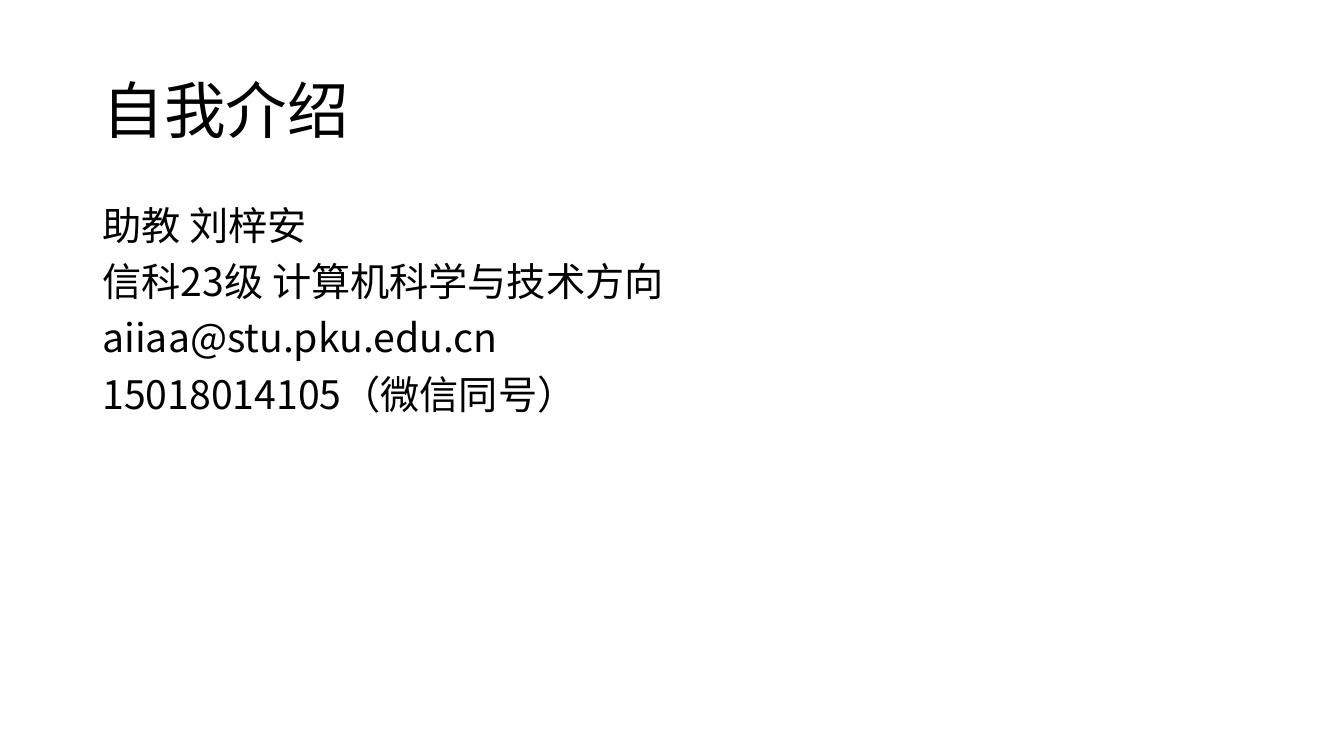
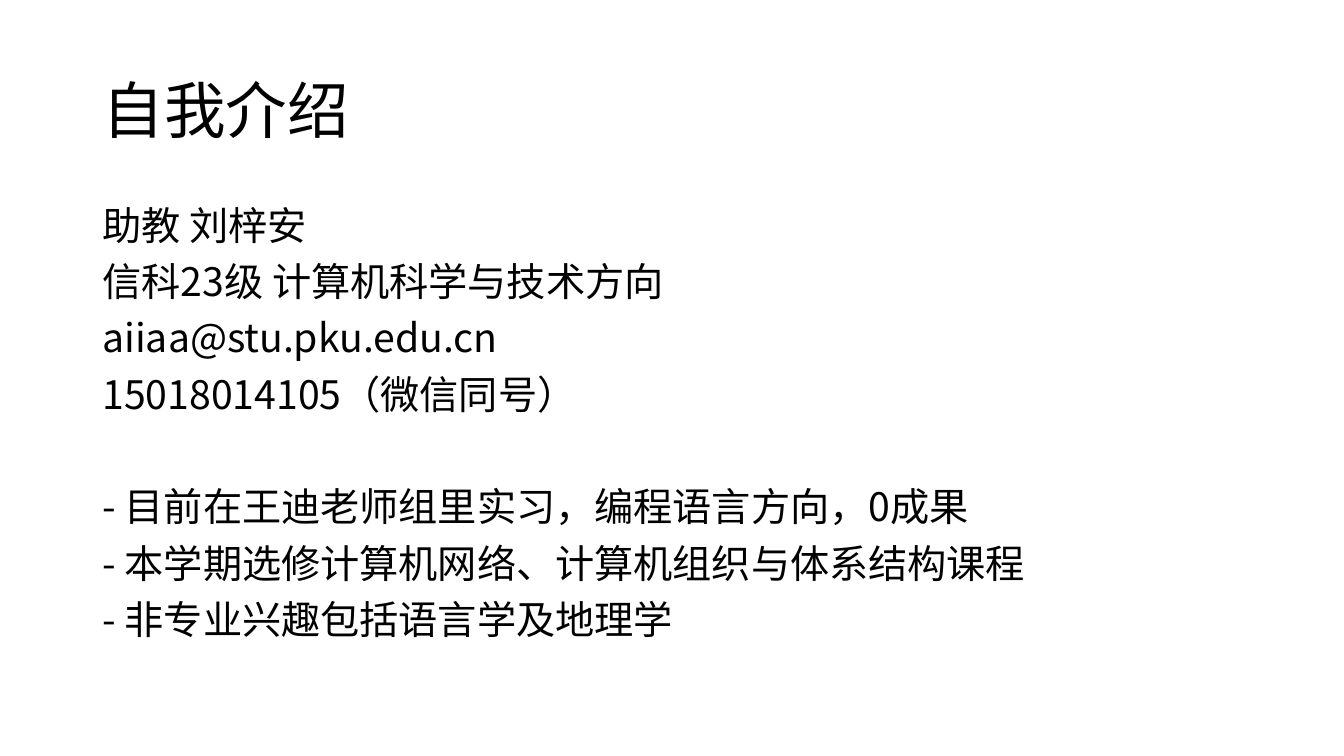
Before and after one commit to zsLiuZian/ics25, a slide deck: slide 4 of resource/seminar/Week1.pptx. Drawn at 1344x756 pixels with LibreOffice and Linux fonts; fonts in the diff are those of the drawing. Boxes give left, top, right and bottom in pixels: in the first picture for what was removed or moved away, otherwise in the second. Text is boxed around its words. In the diff, an @@ line names an element or a change of style, - is before the commit and + after.

```diff
--- a/resource/seminar/Week1.pptx
+++ b/resource/seminar/Week1.pptx
@@ text at (x1=125, y1=488, x2=1025, y2=637): paragraphs added @@
+- 目前在王迪老师组里实习，编程语言方向，0成果
+- 本学期选修计算机网络、计算机组织与体系结构课程
+- 非专业兴趣包括语言学及地理学
```
Also in this commit, not shown: 8 other slides changed, 33 slides added, 4 other files.
